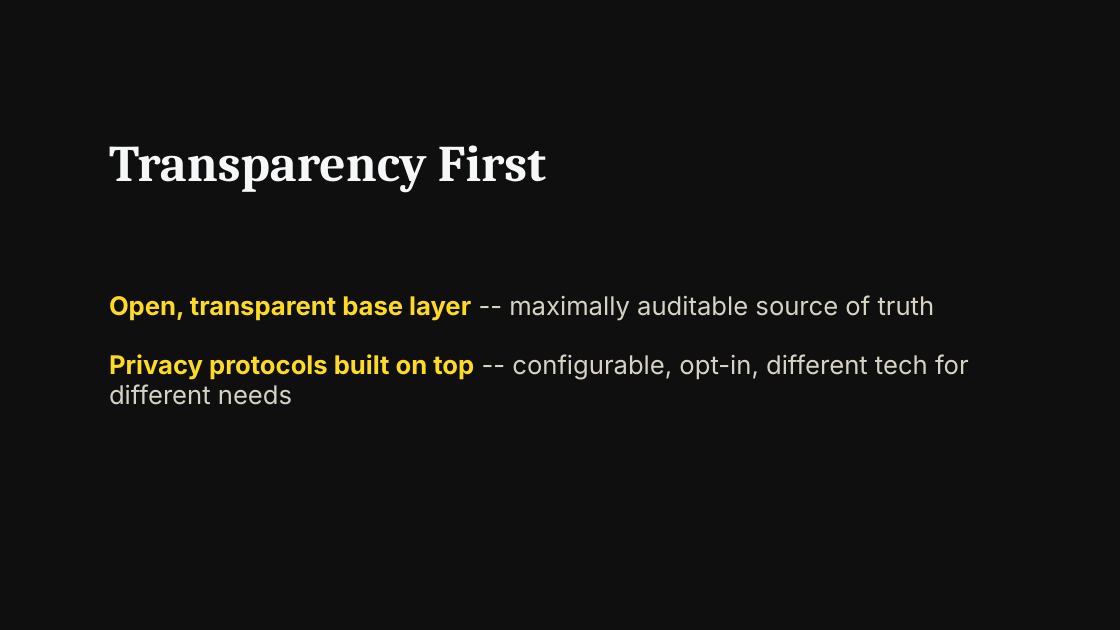
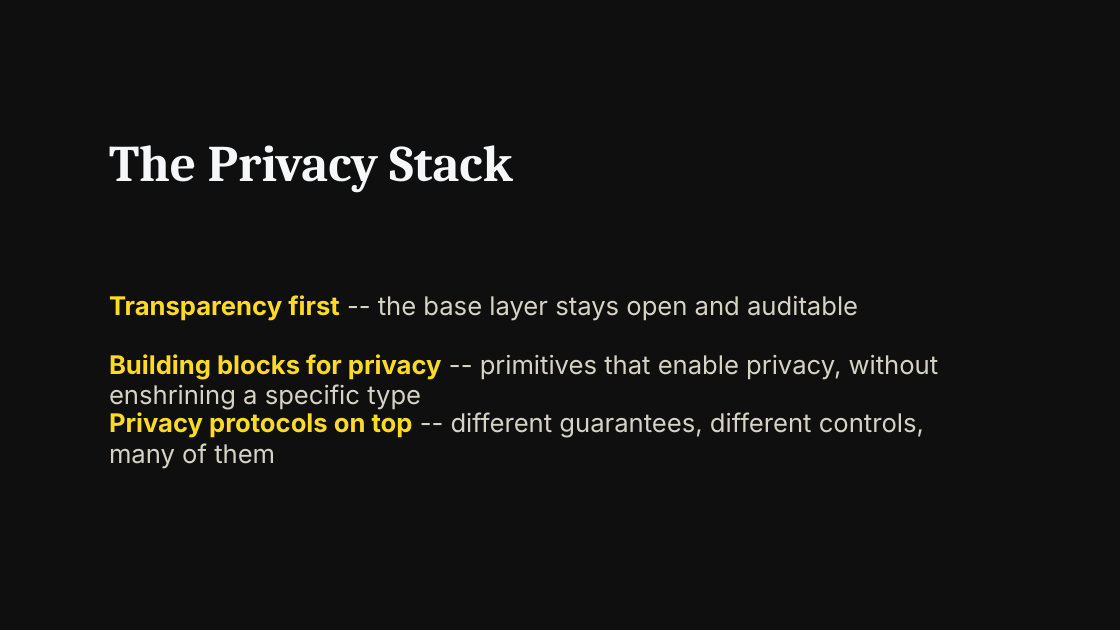
Before and after one commit to tomerweller/ethcc26-keynote-privacy, a slide deck: slide 6 of slides.pptx. Drawn at 1120x630 pixels with LibreOffice and Linux fonts; fonts in the diff are those of the drawing. Boxes give left, top, right and bottom in pixels: in the first picture for what was removed or moved away, otherwise in the second. Text is boxed around its words. In the diff, an @@ line names an element or a change of style, - is before the commit and + after.

```diff
--- a/slides.pptx
+++ b/slides.pptx
@@ text at (x1=109, y1=145, x2=512, y2=193): text changed @@
-Transparency First
+The Privacy Stack
@@ text at (x1=109, y1=295, x2=858, y2=321): text changed @@
-Open, transparent base layer -- maximally auditable source of truth
+Transparency first -- the base layer stays open and auditable
@@ text at (x1=109, y1=354, x2=939, y2=410): text changed @@
-Privacy protocols built on top -- configurable, opt-in, different tech for different needs
+Building blocks for privacy -- primitives that enable privacy, without enshrining a specific type
@@ text added at (x1=109, y1=412, x2=924, y2=469), 22 pt, text #D6D2C4 @@
+Privacy protocols on top -- different guarantees, different controls, many of them
```
Also in this commit, not shown: 1 other slide changed, 1 other file.
